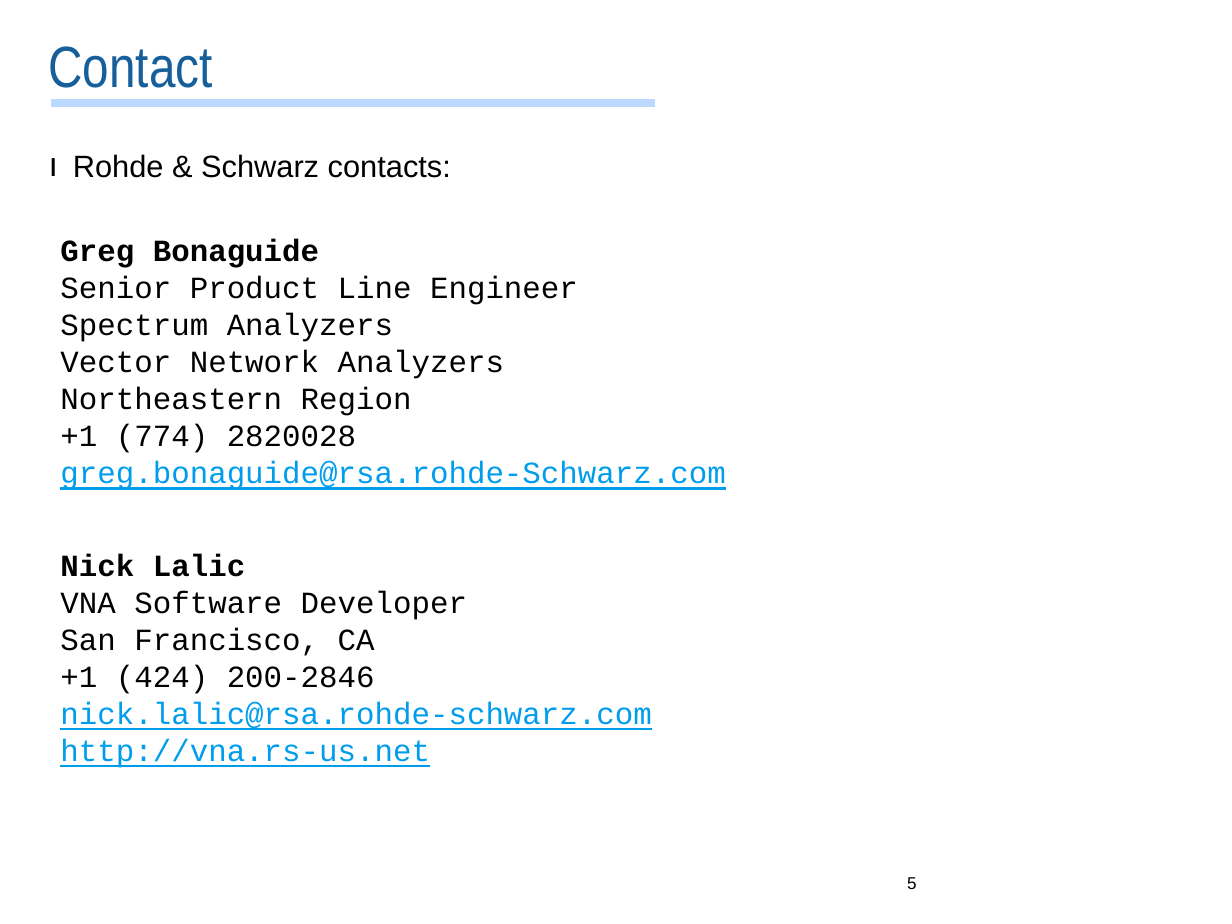
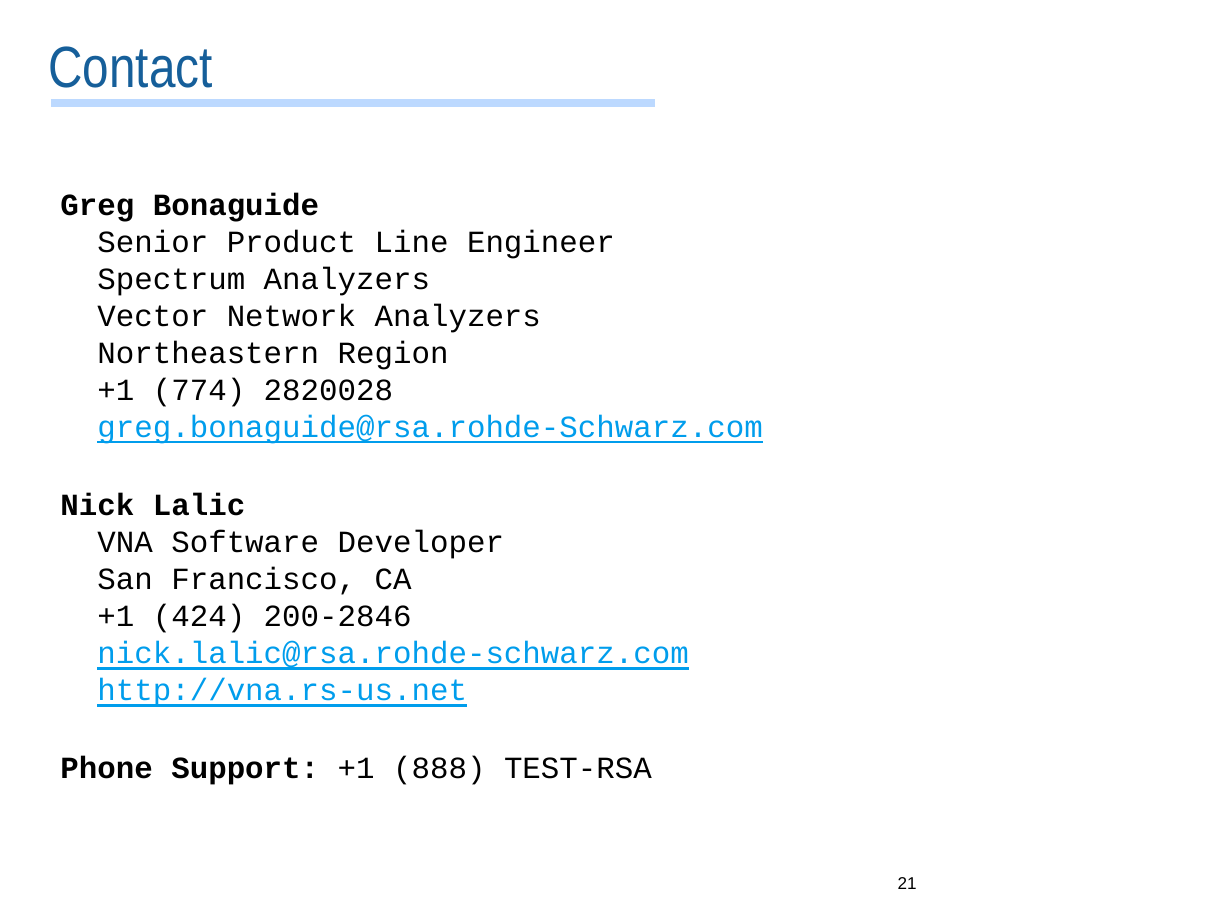
Before and after one commit to Terrabits/PACompressionTest, a slide deck: slide 21 of Documentation/User manual/MACOM RI Pulsed RF Application Note.pptx (slide 5 before the commit). Drawn at 1232x924 pixels with LibreOffice and Linux fonts; fonts in the diff are those of the drawing; background and template pictures are left out. Boxes give left, top, right and bottom in pixels: in the first picture for what was removed or moved away, otherwise in the second. Text is boxed around its words. In the diff, an @@ line names an element or a change of style, - is before the commit and + after.

```diff
--- a/Documentation/User manual/MACOM RI Pulsed RF Application Note.pptx
+++ b/Documentation/User manual/MACOM RI Pulsed RF Application Note.pptx
@@ text "Greg Bonaguide Senior Product Line ..." rewrapped from <box>60,239,725,490</box> to <box>60,193,762,444</box> @@
@@ text removed at <box>73,154,451,178</box> @@
-ı Rohde & Schwarz contacts:
@@ text "Nick Lalic VNA Software Developer" rewrapped from <box>60,554,651,768</box> to <box>60,493,688,707</box> @@
@@ text added at <box>60,756,652,785</box>, 18 pt, text #000000 @@
+      Phone Support: +1 (888) TEST-RSA
@@ page number at <box>898,877,917,889</box>: text changed @@
-5
+21
```
Also in this commit, not shown: 2 other slides changed, 17 slides added, 1 slide removed, 9 other files.
